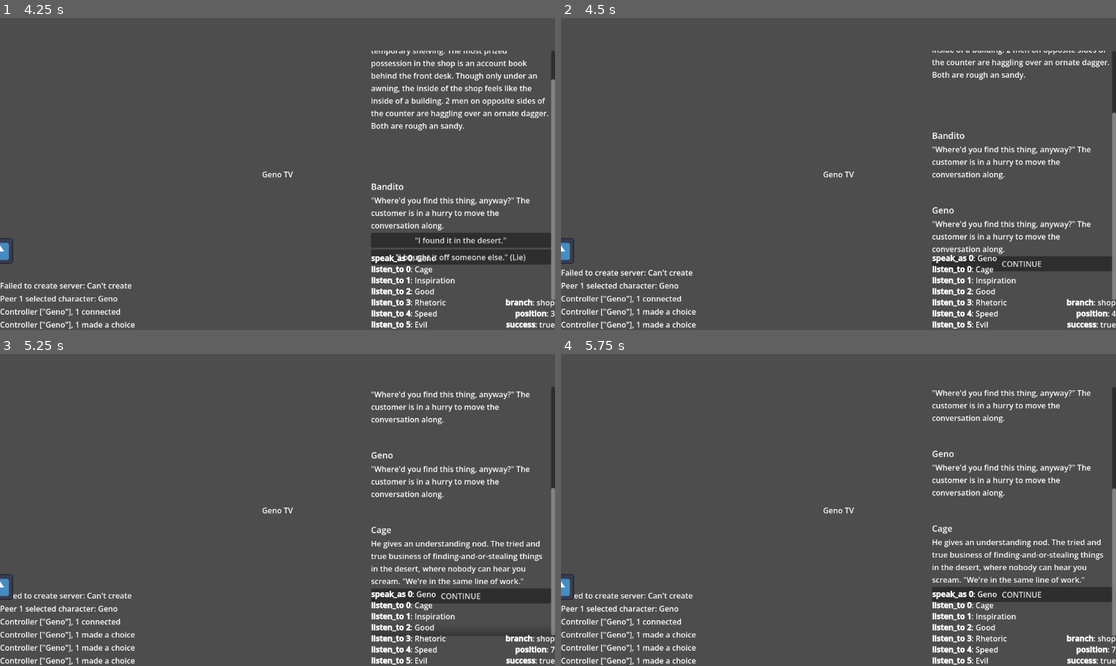
Above: before the commit, frames 1-4 (two rows, left to right).
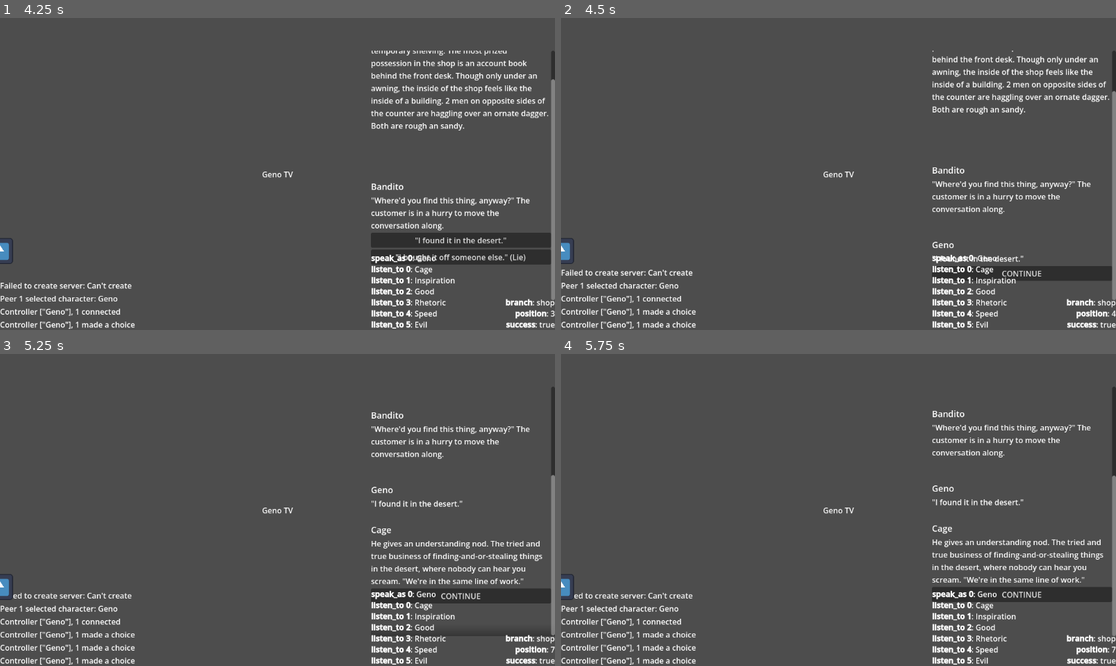
Above: after the commit, the same moments.

Repository: Roboticy3/Louder
Game: Godot game, scene res://demos/september/main_menu.tscn
The game is run twice, just before and just after one commit, with the same random seed, the same clock (stepped at 60 frames per second) and the same inputs. The engine's default icon, where the game draws it, is replaced by a stand-in: a white triangle on a blue panel in a dark square.
Inputs (mouse positions are in pixels of both pictures, inside the frame that each line leads up to):
- Up to frame 1 (4.25 s): click (283, 167) at 0.52 s; type "12" at 0.6 s; click "HOST GAME" at 1.25 s; click "GO" at 2 s; click (138, 180) at 2.77 s; click "CONTINUE" at 3.5 s
- Up to frame 2 (4.5 s): click "'I found it in the desert.'" at 4.25 s
- Up to frame 3 (5.25 s): click "CONTINUE" at 5 s
- Up to frame 4 (5.75 s): no input

Frame 1 is identical in both runs. In frame 2, 5.7% of the frame differs, in the area x 66-100%, y 10-85%; in frame 3, 2.1%; in frame 4, 2.1%.

Commit message:
recessive choices

Diff:
--- a/editor/demos/september/ui/secondary_dialogue_view.tscn
+++ b/editor/demos/september/ui/secondary_dialogue_view.tscn
@@ -3,7 +3,6 @@
 [ext_resource type="Script" uid="uid://dgjn3dbmgbgis" path="res://demos/september/ui/secondary_dialogue_view.gd" id="1_v28xb"]
 [ext_resource type="Script" uid="uid://ds0uapcn5b5v5" path="res://demos/september/ui/scrolling_dialogue_feed.gd" id="2_tyx6j"]
 [ext_resource type="PackedScene" uid="uid://d3scduqubuvrq" path="res://demos/september/ui/scrolling_dialogue_item.tscn" id="3_dw3q4"]
-[ext_resource type="PackedScene" uid="uid://ctpltkbarsbjg" path="res://demos/september/ui/main_dialogue_debug.tscn" id="5_gix7f"]
 
 [node name="SecondaryDialogueView" type="Control" unique_id=2033588754 node_paths=PackedStringArray("scrolling_dialogue_feed")]
 custom_minimum_size = Vector2(256, 256)
@@ -18,7 +17,7 @@
 script = ExtResource("1_v28xb")
 scrolling_dialogue_feed = NodePath("Feed")
 
-[node name="Feed" type="VBoxContainer" parent="." unique_id=233767170 node_paths=PackedStringArray("debug_display")]
+[node name="Feed" type="VBoxContainer" parent="." unique_id=233767170]
 layout_mode = 0
 offset_right = 256.0
 offset_bottom = 256.0
@@ -30,8 +29,4 @@
 remove_index = 0
 dialogue_item = ExtResource("3_dw3q4")
 max_items = 1
-debug_display = NodePath("../MainDialogueDebug")
 spectator = true
-
-[node name="MainDialogueDebug" parent="." unique_id=2025365747 instance=ExtResource("5_gix7f")]
-layout_mode = 1
--- a/editor/proto_simulator/ps_simulator.gd
+++ b/editor/proto_simulator/ps_simulator.gd
@@ -80,12 +80,15 @@
 		result[BodyProperties.success] = false
 		return result
 
-	return _traverse(result, get_destination(from_position, choice), filter)
+	return _traverse(result, get_destination(from_position, choice), choice, filter)
 
 #Move `body` to `position`, then auto-advance through any auto hubs until a
 #non-auto hub is reached, or the conversation runs dry. `taken_choice` is the
 #choice that moved the body here ("" when starting a conversation).
-func _traverse(body: Dictionary[BodyProperties, Variant], position: int, filter: Callable) -> Dictionary[BodyProperties, Variant]:
+func _traverse(body: Dictionary[BodyProperties, Variant], position: int, choice: String, filter: Callable) -> Dictionary[BodyProperties, Variant]:
+	if position == 4:
+		pass
+
 	var visited := {}
 	var current := position
 	while true:
@@ -98,8 +101,12 @@
 		body[BodyProperties.position] = current
 		if hub.has(HubProperties.speaker):
 			body[BodyProperties.speaker] = hub[HubProperties.speaker]
+
 		if hub.has(HubProperties.text):
 			body[BodyProperties.text] = hub[HubProperties.text]
+		elif !choice.is_empty():
+			body[BodyProperties.text] = choice
+
 		var branch := str(hub.get(HubProperties.branch, ""))
 		if not branch.is_empty():
 			body[BodyProperties.branch] = branch
@@ -167,4 +174,4 @@
 			BodyProperties.success: false
 		}
 	var body: Dictionary[BodyProperties, Variant] = {}
-	return _traverse(body, start, filter)
+	return _traverse(body, start, "", filter)
